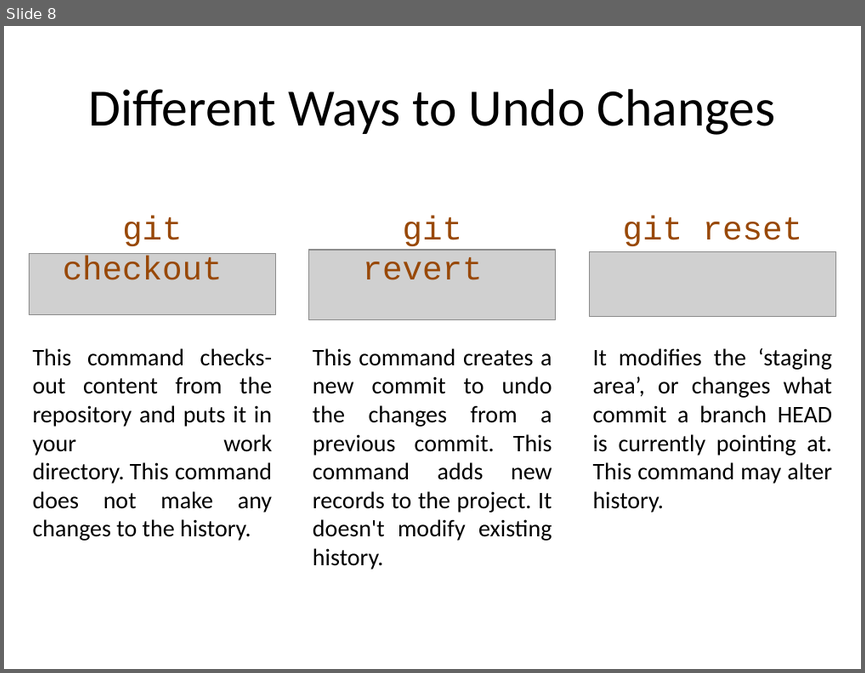
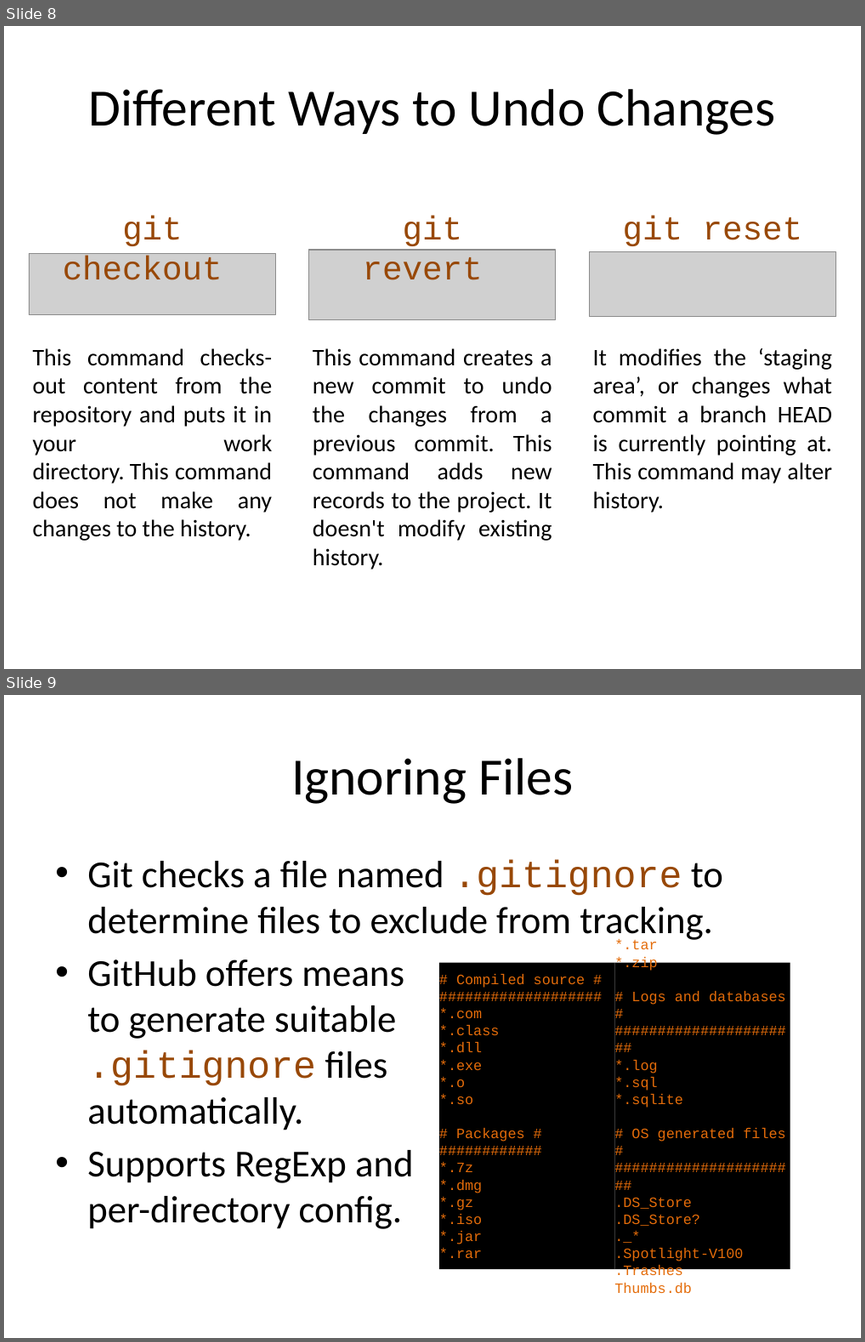
Before and after one commit to abergitdemo/git_demo, a slide deck: slides/add_undo.pptx. Shown one above the other, each under a label of ours: slide 8 before the commit, slides 8 and 9 after it. The pictures are 865x673 and 865x1342 pixels, drawn with LibreOffice and Linux fonts; fonts in the diff are those of the drawing; grey boxes stand for pictures. Boxes give left, top, right and bottom in pixels: in the first picture for what was removed or moved away, otherwise in the second. Text is boxed around its words. In the diff, an @@ line names an element or a change of style, - is before the commit and + after.

```diff
--- a/slides/add_undo.pptx
+++ b/slides/add_undo.pptx
@@ slide 9 added at [4,695,861,1338], background #FFFFFF @@
@@ title added at [291,758,573,804], 44 pt, text #000000 @@
+Ignoring Files
@@ text added at [87,860,723,1229], 32 pt, text #000000 @@
+• Git checks a file named .gitignore to determine files to exclude from tracking.
+• GitHub offers means
+  to generate suitable
+  .gitignore files
+  automatically.
+• Supports RegExp and
+  per-directory config.
@@ rectangle added at [439,962,615,1269], fill #000000, 12 pt, text #E46C0A @@
+# Compiled source #
+###################
+*.com
+*.class
+*.dll
+*.exe
+*.o
+*.so
+# Packages #
+############
+*.7z
+*.dmg
+*.gz
+*.iso
+*.jar
+*.rar
@@ rectangle added at [615,962,790,1269], fill #000000, 12 pt, text #E46C0A @@
+*.tar
+*.zip
+# Logs and databases #
+######################
+*.log
+*.sql
+*.sqlite
+# OS generated files #
+######################
+.DS_Store
+.DS_Store?
+._*
+.Spotlight-V100
+.Trashes
+Thumbs.db
```
Also in this commit, not shown: 1 slide changed, 9 other files.
